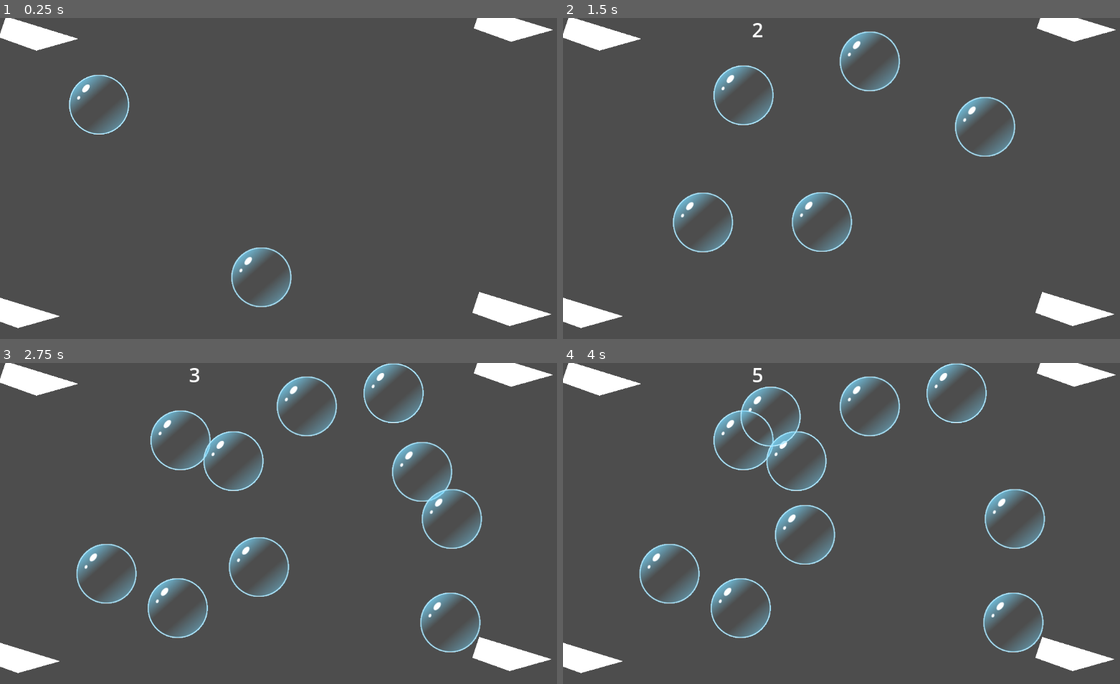
Above: before the commit, frames 1-4 (two rows, left to right).
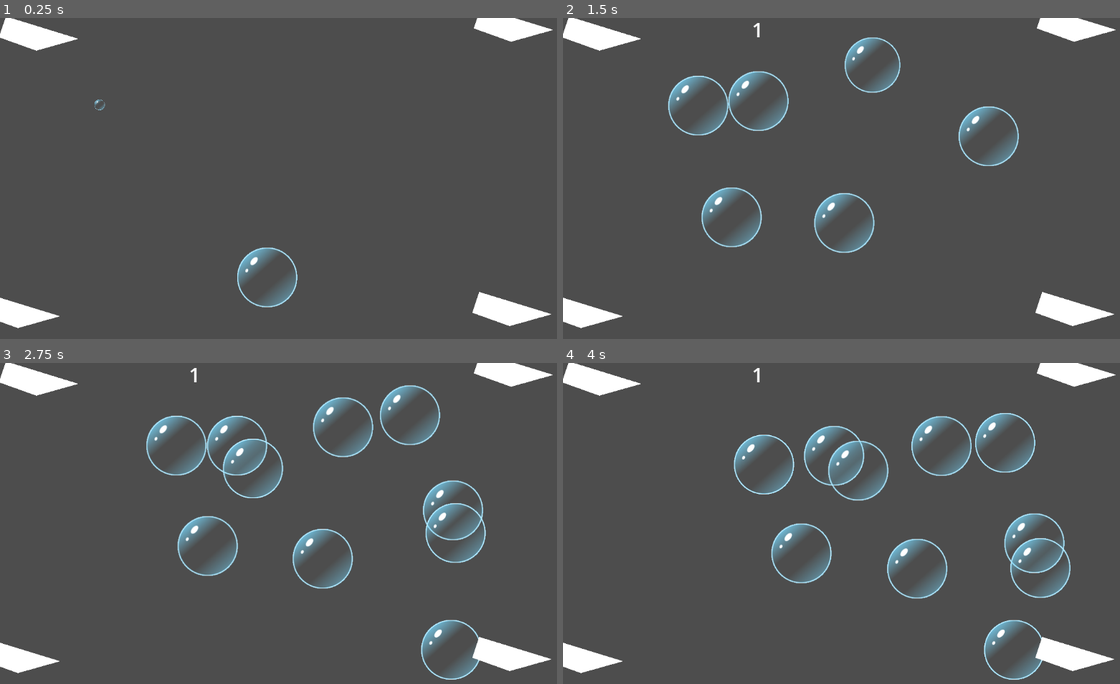
Above: after the commit, the same moments.

Repository: pkasprzyk/ggj2025
Game: Godot game, scene res://main.tscn
The game is run twice, just before and just after one commit, with the same random seed, the same clock (stepped at 60 frames per second) and the same inputs.
Inputs (mouse positions are in pixels of both pictures, inside the frame that each line leads up to):
- Up to frame 1 (0.25 s): no input
- Up to frame 2 (1.5 s): move the mouse to (824, 278) at 0.52 s; click (824, 278) at 0.67 s; move the mouse to (663, 104) at 1.27 s; click (663, 104) at 1.42 s
- Up to frame 3 (2.75 s): move the mouse to (139, 568) at 2.02 s; click (139, 568) at 2.17 s
- Up to frame 4 (4 s): move the mouse to (824, 568) at 2.77 s; click (824, 568) at 2.92 s; move the mouse to (986, 472) at 3.52 s; click (986, 472) at 3.67 s

The runs differ from the first frame. In frame 1, 1.5% of the frame differs, in the area x 12-54%, y 17-91%; in frame 2, 7.2%; in frame 3, 13%; in frame 4, 14%, in the area x 13-92%, y 0-99%.

Commit message:
basic bubble animation

Diff:
--- a/objects/bubble/bubble.gd
+++ b/objects/bubble/bubble.gd
@@ -2,22 +2,28 @@
 
 
 var target: Vector2 = Vector2.ZERO
+var time = 0
+var speed = 100
+var t = 0.5 # influences moving towards target
+var p = 0.5 # influences oscillating
 
 @onready var collider: CollisionShape2D = $Collider
+@onready var animated_sprite: AnimationPlayer = $AnimationPlayer
 
 
-# Called when the node enters the scene tree for the first time.
 func _ready() -> void:
-	pass # Replace with function body.
+	animated_sprite.play("spawn")
 
 
 func set_target(new_target: Vector2) -> void:
 	target = new_target
 
 
-# Called every frame. 'delta' is the elapsed time since the previous frame.
 func _physics_process(delta: float) -> void:
-	pass
+	time += delta
+	var towards_target = (target - global_position).normalized()
+	var perpendicular = Vector2(towards_target.y, -towards_target.x)
+	global_position += (t * towards_target + p * perpendicular * sin(time)) * speed * delta
 
 
 func _on_input_event(viewport:Node, event:InputEvent, shape_idx:int) -> void:
--- a/objects/bubble/bubble.tscn
+++ b/objects/bubble/bubble.tscn
@@ -1,10 +1,48 @@
-[gd_scene load_steps=4 format=3 uid="uid://cp0cv4sifmh4e"]
+[gd_scene load_steps=7 format=3 uid="uid://cp0cv4sifmh4e"]
 
 [ext_resource type="Script" path="res://objects/bubble/bubble.gd" id="1_n48a3"]
 [ext_resource type="Texture2D" uid="uid://2ore4abcxhm7" path="res://objects/bubble/bubbles.svg" id="1_pcjib"]
 
 [sub_resource type="CircleShape2D" id="CircleShape2D_5eic6"]
 radius = 60.959
+
+[sub_resource type="Animation" id="Animation_hfkus"]
+resource_name = "spawn"
+length = 0.2
+step = 0.1
+tracks/0/type = "value"
+tracks/0/imported = false
+tracks/0/enabled = true
+tracks/0/path = NodePath("Bubbles:scale")
+tracks/0/interp = 1
+tracks/0/loop_wrap = true
+tracks/0/keys = {
+"times": PackedFloat32Array(0, 0.2),
+"transitions": PackedFloat32Array(1, 1),
+"update": 0,
+"values": [Vector2(0.1, 0.1), Vector2(1, 1)]
+}
+
+[sub_resource type="Animation" id="Animation_6ledq"]
+length = 0.001
+tracks/0/type = "value"
+tracks/0/imported = false
+tracks/0/enabled = true
+tracks/0/path = NodePath("Bubbles:scale")
+tracks/0/interp = 1
+tracks/0/loop_wrap = true
+tracks/0/keys = {
+"times": PackedFloat32Array(0),
+"transitions": PackedFloat32Array(1),
+"update": 0,
+"values": [Vector2(1, 1)]
+}
+
+[sub_resource type="AnimationLibrary" id="AnimationLibrary_i2q3k"]
+_data = {
+"RESET": SubResource("Animation_6ledq"),
+"spawn": SubResource("Animation_hfkus")
+}
 
 [node name="Bubble" type="Area2D"]
 script = ExtResource("1_n48a3")
@@ -17,4 +55,9 @@
 [node name="Collider" type="CollisionShape2D" parent="."]
 shape = SubResource("CircleShape2D_5eic6")
 
+[node name="AnimationPlayer" type="AnimationPlayer" parent="."]
+libraries = {
+"": SubResource("AnimationLibrary_i2q3k")
+}
+
 [connection signal="input_event" from="." to="." method="_on_input_event"]
--- a/objects/bubble_spawner/bubble_spawner.tscn
+++ b/objects/bubble_spawner/bubble_spawner.tscn
@@ -14,7 +14,7 @@
 shape = SubResource("RectangleShape2D_pi0ja")
 
 [node name="Target" type="Marker2D" parent="."]
-position = Vector2(626, 0)
+position = Vector2(377, 244)
 
 [node name="SpawnTimer" type="Timer" parent="."]
 wait_time = 0.2
